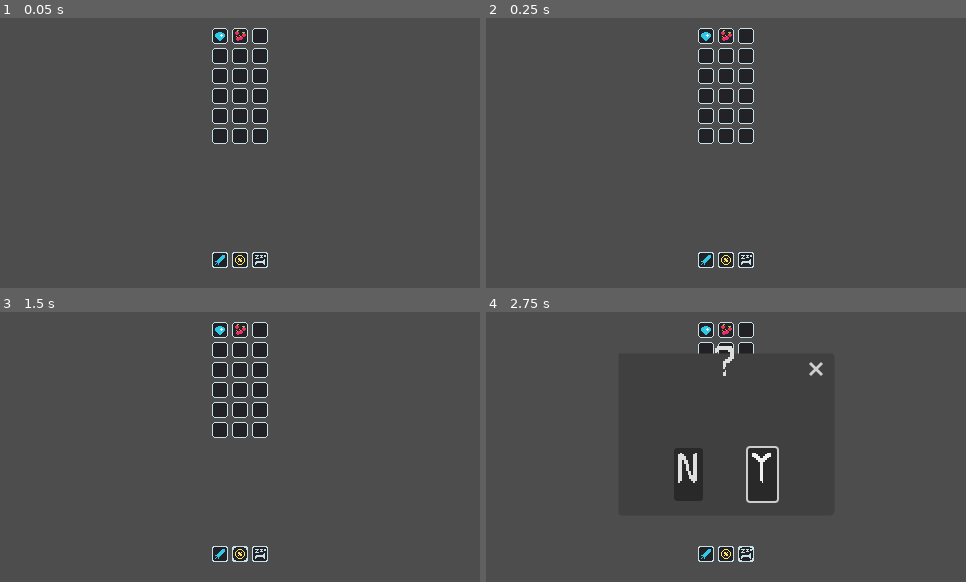
Above: before the commit, frames 1-4 (two rows, left to right).
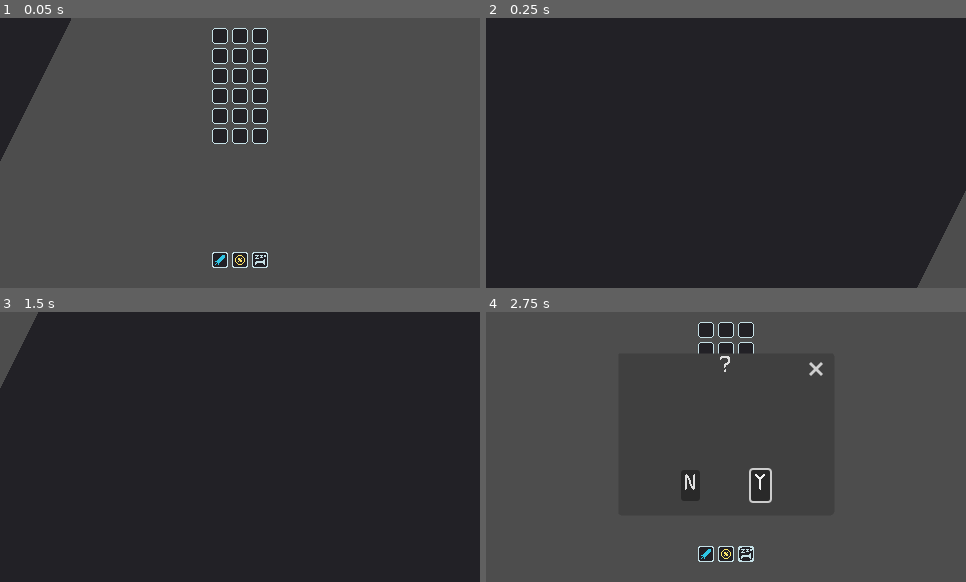
Above: after the commit, the same moments.

Repository: BlessedSleepSeeker/QuestGiver
Game: Godot game, scene res://Scenes/GameLogic/GameLogic.tscn
Same seed, same stepped clock (60 frames per second), same inputs: the game is played once before the commit and once after it.
Inputs (mouse positions are in pixels of both pictures, inside the frame that each line leads up to):
- Up to frame 1 (0.05 s): no input
- Up to frame 2 (0.25 s): no input
- Up to frame 3 (1.5 s): click (220, 555) at 0.5 s; click (240, 555) at 1.27 s
- Up to frame 4 (2.75 s): click (745, 555) at 2.02 s

The runs differ from the first frame. In frame 1, 4.1% of the frame differs, in the area x 0-52%, y 0-53%; in frame 2, 95%; in frame 3, 96%, in the area x 0-100%, y 0-100%; in frame 4, 1.0%.

Commit message:
Added Clean Visual Transitions

Diff:
--- a/GMTK2023/MainTheme.tres
+++ b/GMTK2023/MainTheme.tres
@@ -4,7 +4,7 @@
 
 [resource]
 default_font = ExtResource("1_k1t8o")
-default_font_size = 40
+default_font_size = 20
 ColorPicker/constants/margin = 0
 ItemList/constants/icon_margin = 0
 MarginContainer/constants/margin_bottom = 10
--- a/GMTK2023/Scenes/GameLogic/GameLogic.gd
+++ b/GMTK2023/Scenes/GameLogic/GameLogic.gd
@@ -8,13 +8,23 @@
 
 var items := {}
 
+var selectedItem: Node
+
+enum STATE {Guild, Shop, Sleep}
+var state = STATE.Shop
+signal state_changed
+
 # Called when the node enters the scene tree for the first time.
 func _ready():
+	inventory.item_selected.connect(_item_selected)
+	get_node("MainGameUI/Margin/VBoxContainer/MovementButtons/Center/MarginContainer/VBoxContainer/MainButtonsLine/GuildButton").guild_transition.connect(_guild_transition)
+	get_node("MainGameUI/Margin/VBoxContainer/MovementButtons/Center/MarginContainer/VBoxContainer/MainButtonsLine/ShopButton").shop_transition.connect(_shop_transition)
+	get_node("MainGameUI/Margin/VBoxContainer/MovementButtons/Center/MarginContainer/VBoxContainer/MainButtonsLine/SleepButton/ConfirmationDialog").sleep_time.connect(_sleep_transition)
 	parseObjectList()
-	addItemToPlayer("Diamond")
-	addItemToPlayer("Apple")
-	#print(inventory.getAllItemsName())
-	#print(getItemFromPlayer("Diamond"))
+	_shop_transition()
+
+func _process(_delta):
+	pass
 
 func parseObjectList() -> void:
 	var file = FileAccess.open(ITEMS_JSON_PATH, FileAccess.READ)
@@ -35,3 +45,18 @@
 
 func getItemFromPlayer(itemKey: String) -> Node:
 	return inventory.getItem(itemKey)
+
+func _item_selected(item: Node) -> void:
+	selectedItem = item
+
+func _guild_transition():
+	state = STATE.Guild
+	state_changed.emit()
+
+func _shop_transition():
+	state = STATE.Shop
+	state_changed.emit()
+
+func _sleep_transition():
+	state = STATE.Sleep
+	state_changed.emit()
--- a/GMTK2023/Scenes/GameLogic/GameLogic.tscn
+++ b/GMTK2023/Scenes/GameLogic/GameLogic.tscn
@@ -1,8 +1,9 @@
-[gd_scene load_steps=4 format=3 uid="uid://ddkclie0wat08"]
+[gd_scene load_steps=5 format=3 uid="uid://ddkclie0wat08"]
 
 [ext_resource type="Script" path="res://Scenes/GameLogic/GameLogic.gd" id="1_l48e2"]
 [ext_resource type="PackedScene" uid="uid://db0skdg02pmrc" path="res://Scenes/MainUI/Main.tscn" id="2_r76nb"]
 [ext_resource type="PackedScene" uid="uid://ch74i5kjnykyl" path="res://Scenes/Player/Player.tscn" id="3_w20fw"]
+[ext_resource type="PackedScene" uid="uid://dk8x44wa3nod1" path="res://Scenes/RoomTransition/room_transition.tscn" id="4_keeol"]
 
 [node name="GameLogic" type="Node"]
 script = ExtResource("1_l48e2")
@@ -10,3 +11,5 @@
 [node name="MainGameUI" parent="." instance=ExtResource("2_r76nb")]
 
 [node name="Player" parent="." instance=ExtResource("3_w20fw")]
+
+[node name="RoomTransition" parent="." instance=ExtResource("4_keeol")]
--- a/GMTK2023/Scenes/MainUI/Main.gd
+++ b/GMTK2023/Scenes/MainUI/Main.gd
@@ -1,8 +1,9 @@
 extends Control
 
-@onready var sleepButton := $"Margin/VBoxContainer/MovementButtons/Center/MarginContainer/MainButtonsLine/SleepButton"
-@onready var shopButton := $"Margin/VBoxContainer/MovementButtons/Center/MarginContainer/MainButtonsLine/ShopButton"
-@onready var guildButton := $"Margin/VBoxContainer/MovementButtons/Center/MarginContainer/MainButtonsLine/GuildButton"
+@onready var sleepButton := $"Margin/VBoxContainer/MovementButtons/Center/MarginContainer/VBoxContainer/MainButtonsLine/SleepButton"
+@onready var shopButton := $"Margin/VBoxContainer/MovementButtons/Center/MarginContainer/VBoxContainer/MainButtonsLine/ShopButton"
+@onready var guildButton := $"Margin/VBoxContainer/MovementButtons/Center/MarginContainer/VBoxContainer/MainButtonsLine/GuildButton"
+@onready var fader := $Fader
 
 # Called when the node enters the scene tree for the first time.
 func _ready():
@@ -12,10 +13,19 @@
 
 
 func sleep():
-	print("sleep time")
+	fader.play("FadeOut")
+	await fader.animation_finished
+	fader.play_backwards("FadeOut")
+	await fader.animation_finished
 
 func goToShop():
-	print("shop time")
+	fader.play("FadeOut")
+	await fader.animation_finished
+	fader.play_backwards("FadeOut")
+	await fader.animation_finished
 
 func goToGuild():
-	print("guild time")
+	fader.play("FadeOut")
+	await fader.animation_finished
+	fader.play_backwards("FadeOut")
+	await fader.animation_finished
--- a/GMTK2023/Scenes/MainUI/Main.tscn
+++ b/GMTK2023/Scenes/MainUI/Main.tscn
@@ -1,9 +1,45 @@
-[gd_scene load_steps=5 format=3 uid="uid://db0skdg02pmrc"]
+[gd_scene load_steps=8 format=3 uid="uid://db0skdg02pmrc"]
 
 [ext_resource type="Theme" uid="uid://blu2ho5t3snyv" path="res://MainTheme.tres" id="1_mn1id"]
 [ext_resource type="Script" path="res://Scenes/MainUI/Main.gd" id="2_4j3wm"]
 [ext_resource type="PackedScene" uid="uid://d3eil6wj7mchc" path="res://Scenes/MainUI/MainButtons.tscn" id="2_pp16e"]
 [ext_resource type="PackedScene" uid="uid://vx35umynft1h" path="res://Scenes/Player/InventoryUI.tscn" id="3_jry7a"]
+
+[sub_resource type="Animation" id="Animation_g6g37"]
+resource_name = "FadeOut"
+tracks/0/type = "value"
+tracks/0/imported = false
+tracks/0/enabled = true
+tracks/0/path = NodePath(".:modulate")
+tracks/0/interp = 2
+tracks/0/loop_wrap = true
+tracks/0/keys = {
+"times": PackedFloat32Array(0, 0.5, 0.9),
+"transitions": PackedFloat32Array(1, 1, 1),
+"update": 0,
+"values": [Color(1, 1, 1, 1), Color(1, 1, 1, 0), Color(1, 1, 1, 0)]
+}
+
+[sub_resource type="Animation" id="Animation_tvh7t"]
+length = 0.001
+tracks/0/type = "value"
+tracks/0/imported = false
+tracks/0/enabled = true
+tracks/0/path = NodePath(".:modulate")
+tracks/0/interp = 1
+tracks/0/loop_wrap = true
+tracks/0/keys = {
+"times": PackedFloat32Array(0),
+"transitions": PackedFloat32Array(1),
+"update": 0,
+"values": [Color(1, 1, 1, 1)]
+}
+
+[sub_resource type="AnimationLibrary" id="AnimationLibrary_c2j5a"]
+_data = {
+"FadeOut": SubResource("Animation_g6g37"),
+"RESET": SubResource("Animation_tvh7t")
+}
 
 [node name="MainGameUI" type="Control"]
 texture_filter = 1
@@ -49,3 +85,8 @@
 
 [node name="Center" parent="Margin/VBoxContainer/MovementButtons" instance=ExtResource("2_pp16e")]
 layout_mode = 2
+
+[node name="Fader" type="AnimationPlayer" parent="."]
+libraries = {
+"": SubResource("AnimationLibrary_c2j5a")
+}
--- a/GMTK2023/Scenes/MainUI/MainButtons.tscn
+++ b/GMTK2023/Scenes/MainUI/MainButtons.tscn
@@ -19,22 +19,26 @@
 [ext_resource type="Texture2D" uid="uid://bop2i3aplnlhx" path="res://Sprites/UI/Movement/Sleep/hoverSleep.png" id="15_5qoji"]
 [ext_resource type="Texture2D" uid="uid://0c4nyp0g20gl" path="res://Sprites/UI/Movement/Sleep/disabledSleep.png" id="16_iufgu"]
 
-[node name="CenterContainer" type="CenterContainer"]
+[node name="Center" type="CenterContainer"]
 anchors_preset = 15
 anchor_right = 1.0
 anchor_bottom = 1.0
 grow_horizontal = 2
 grow_vertical = 2
+theme = ExtResource("1_dw87v")
 
 [node name="MarginContainer" type="MarginContainer" parent="."]
 layout_mode = 2
 theme = ExtResource("1_dw87v")
 
-[node name="MainButtonsLine" type="HBoxContainer" parent="MarginContainer"]
+[node name="VBoxContainer" type="VBoxContainer" parent="MarginContainer"]
+layout_mode = 2
+
+[node name="MainButtonsLine" type="HBoxContainer" parent="MarginContainer/VBoxContainer"]
 layout_mode = 2
 size_flags_horizontal = 3
 
-[node name="GuildButton" type="TextureButton" parent="MarginContainer/MainButtonsLine"]
+[node name="GuildButton" type="TextureButton" parent="MarginContainer/VBoxContainer/MainButtonsLine"]
 layout_mode = 2
 texture_normal = ExtResource("2_5h53k")
 texture_pressed = ExtResource("3_hjiq0")
@@ -43,7 +47,7 @@
 texture_click_mask = ExtResource("3_hpof4")
 script = ExtResource("2_36wqx")
 
-[node name="ShopButton" type="TextureButton" parent="MarginContainer/MainButtonsLine"]
+[node name="ShopButton" type="TextureButton" parent="MarginContainer/VBoxContainer/MainButtonsLine"]
 layout_mode = 2
 texture_normal = ExtResource("8_xuvrc")
 texture_pressed = ExtResource("9_uft6g")
@@ -52,7 +56,7 @@
 texture_click_mask = ExtResource("3_hpof4")
 script = ExtResource("3_5r4tf")
 
-[node name="SleepButton" type="TextureButton" parent="MarginContainer/MainButtonsLine"]
+[node name="SleepButton" type="TextureButton" parent="MarginContainer/VBoxContainer/MainButtonsLine"]
 layout_mode = 2
 texture_normal = ExtResource("13_is118")
 texture_pressed = ExtResource("14_jfk3p")
@@ -61,9 +65,9 @@
 texture_click_mask = ExtResource("3_hpof4")
 script = ExtResource("2_ntqcd")
 
-[node name="ConfirmationDialog" parent="MarginContainer/MainButtonsLine/SleepButton" instance=ExtResource("3_43dab")]
+[node name="ConfirmationDialog" parent="MarginContainer/VBoxContainer/MainButtonsLine/SleepButton" instance=ExtResource("3_43dab")]
 visible = false
 
-[connection signal="pressed" from="MarginContainer/MainButtonsLine/GuildButton" to="MarginContainer/MainButtonsLine/GuildButton" method="_on_pressed"]
-[connection signal="pressed" from="MarginContainer/MainButtonsLine/ShopButton" to="MarginContainer/MainButtonsLine/ShopButton" method="_on_pressed"]
-[connection signal="pressed" from="MarginContainer/MainButtonsLine/SleepButton" to="MarginContainer/MainButtonsLine/SleepButton" method="_on_pressed"]
+[connection signal="pressed" from="MarginContainer/VBoxContainer/MainButtonsLine/GuildButton" to="MarginContainer/VBoxContainer/MainButtonsLine/GuildButton" method="_on_pressed"]
+[connection signal="pressed" from="MarginContainer/VBoxContainer/MainButtonsLine/ShopButton" to="MarginContainer/VBoxContainer/MainButtonsLine/ShopButton" method="_on_pressed"]
+[connection signal="pressed" from="MarginContainer/VBoxContainer/MainButtonsLine/SleepButton" to="MarginContainer/VBoxContainer/MainButtonsLine/SleepButton" method="_on_pressed"]
--- a/GMTK2023/Scenes/Player/Inventory.gd
+++ b/GMTK2023/Scenes/Player/Inventory.gd
@@ -7,13 +7,15 @@
 signal item_sold(itemName)
 signal item_reward(itemName)
 
+@export var defaultItemScene = preload("res://Scenes/Items/Item.tscn")
+@onready var inventoryUi = get_node("/root/GameLogic/MainGameUI/Margin/VBoxContainer/MainSpaceColumns/InventoryUI")
 
-@export var defaultItemScene = preload("res://Scenes/Items/Item.tscn")
+signal item_selected(Item)
 
 # Called when the node enters the scene tree for the first time.
 func _ready():
 	#addItem("DefaultItem", 0, 0, "EasterEgg !", "DefaultItem")
-	pass
+	inventoryUi.itemButtonPressed.connect(_itemSelected)
 
 func addItemByParam(itemName: String, sellValue: int, rewardValue: int, flavorText: String, stackable: bool, icon: String):
 	var instance = defaultItemScene.instantiate()
@@ -44,3 +46,6 @@
 			#print("found %s!" % itemKey)
 			return _i
 	return null
+
+func _itemSelected(itemName):
+	item_selected.emit(getItem(itemName))
--- a/GMTK2023/Scenes/Player/InventoryUI.gd
+++ b/GMTK2023/Scenes/Player/InventoryUI.gd
@@ -7,11 +7,14 @@
 
 @onready var inventory := get_node("/root/GameLogic/Player/Inventory")
 
+signal itemButtonPressed(itemName)
+
 # Called when the node enters the scene tree for the first time.
 func _ready():
 	for i in slots:
 		var instance = itemButton.instantiate()
 		instance.setName("DefaultItem")
+		instance.itemButtonPressed.connect(_itemButtonPressed)
 		add_child(instance)
 	inventory.item_added.connect(_item_added)
 
@@ -24,3 +27,6 @@
 		if (_i.ItemName == itemName):
 			return _i
 	return null
+
+func _itemButtonPressed(itemName):
+	itemButtonPressed.emit(itemName)
--- /dev/null
+++ b/GMTK2023/Scenes/RoomTransition/room_transition.gd
@@ -0,0 +1,13 @@
+extends CanvasLayer
+
+@onready var GameLogic = get_node("/root/GameLogic")
+@onready var animPlayer: AnimationPlayer = $AnimationPlayer
+
+# Called when the node enters the scene tree for the first time.
+func _ready():
+	GameLogic.state_changed.connect(_state_changed)
+
+func _state_changed():
+	animPlayer.play("Transition")
+	await animPlayer.animation_finished
+	animPlayer.play("Transition")
--- /dev/null
+++ b/GMTK2023/Scenes/RoomTransition/room_transition.tscn
@@ -0,0 +1,53 @@
+[gd_scene load_steps=6 format=3 uid="uid://dk8x44wa3nod1"]
+
+[ext_resource type="Texture2D" uid="uid://b6jydiosudf2f" path="res://Sprites/RoomTransition/Slide.png" id="1_e870u"]
+[ext_resource type="Script" path="res://Scenes/RoomTransition/room_transition.gd" id="1_keadk"]
+
+[sub_resource type="Animation" id="Animation_xdnxt"]
+resource_name = "Transition"
+tracks/0/type = "value"
+tracks/0/imported = false
+tracks/0/enabled = true
+tracks/0/path = NodePath("Sprite2D:position")
+tracks/0/interp = 1
+tracks/0/loop_wrap = true
+tracks/0/keys = {
+"times": PackedFloat32Array(0, 0.7),
+"transitions": PackedFloat32Array(1, 1),
+"update": 0,
+"values": [Vector2(-1249, 0), Vector2(480, 0)]
+}
+
+[sub_resource type="Animation" id="Animation_gy8fk"]
+length = 0.001
+tracks/0/type = "value"
+tracks/0/imported = false
+tracks/0/enabled = true
+tracks/0/path = NodePath("Sprite2D:position")
+tracks/0/interp = 1
+tracks/0/loop_wrap = true
+tracks/0/keys = {
+"times": PackedFloat32Array(0),
+"transitions": PackedFloat32Array(1),
+"update": 0,
+"values": [Vector2(-614, 0)]
+}
+
+[sub_resource type="AnimationLibrary" id="AnimationLibrary_4hib3"]
+_data = {
+"RESET": SubResource("Animation_gy8fk"),
+"Transition": SubResource("Animation_xdnxt")
+}
+
+[node name="RoomTransition" type="CanvasLayer"]
+script = ExtResource("1_keadk")
+
+[node name="Sprite2D" type="Sprite2D" parent="."]
+position = Vector2(-614, 0)
+texture = ExtResource("1_e870u")
+centered = false
+
+[node name="AnimationPlayer" type="AnimationPlayer" parent="."]
+libraries = {
+"": SubResource("AnimationLibrary_4hib3")
+}
Binary file added: GMTK2023/Sprites/RoomTransition/Slide.aseprite
Binary file added: GMTK2023/Sprites/RoomTransition/Slide.png
Not shown, added: GMTK2023/Sprites/RoomTransition/Slide.png.import
